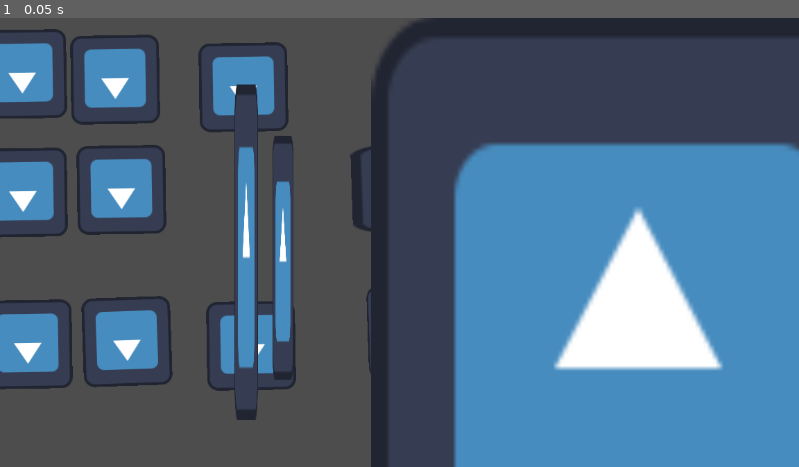
Above: before the commit, frame 1.
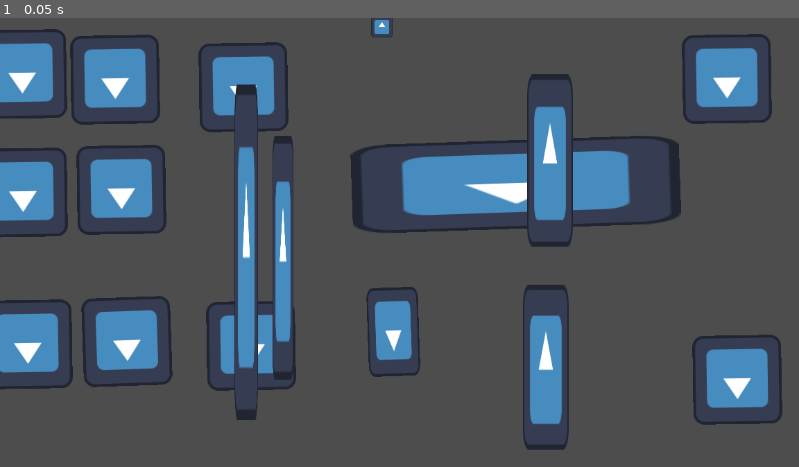
Above: after the commit, the same moment.

Repository: Aaron-C63/Pinky-Vs-BrAIn
Game: Godot game, scene res://Scenes/Test Scene 2.tscn
Same seed, same stepped clock (60 frames per second), same inputs: the game is played once before the commit and once after it. The project has no main scene, so this scene is started directly. The engine's default icon, where the game draws it, is replaced by a stand-in: a white triangle on a blue panel in a dark square.
Inputs:
- Up to frame 1 (0.05 s): no input

The runs differ from the first frame. In frame 1, 35% of the frame differs, in the area x 46-100%, y 0-100%.

Commit message:
test merge error

Diff:
--- a/Scenes/Test Scene 2.tscn
+++ b/Scenes/Test Scene 2.tscn
@@ -87,6 +87,6 @@
 texture = ExtResource("1_bngky")
 
 [node name="Icon" type="Sprite2D" parent="Icon6/Icon6"]
-position = Vector2(2126.03, 40.2201)
-scale = Vector2(22.6118, 2.03475)
+position = Vector2(736.25, -85.9614)
+scale = Vector2(0.896482, 0.0631642)
 texture = ExtResource("1_bngky")
--- a/Scenes/icon.tscn
+++ b/Scenes/icon.tscn
@@ -8,6 +8,18 @@
 
 [node name="Icon" type="Sprite2D" parent="."]
 position = Vector2(256, 20)
+texture = ExtResource("1_ho2sq")
+
+[node name="Icon6" type="Sprite2D" parent="."]
+position = Vector2(430, -167)
+texture = ExtResource("1_ho2sq")
+
+[node name="Icon7" type="Sprite2D" parent="."]
+position = Vector2(747, -166)
+texture = ExtResource("1_ho2sq")
+
+[node name="Icon8" type="Sprite2D" parent="."]
+position = Vector2(829, 136)
 texture = ExtResource("1_ho2sq")
 
 [node name="Icon2" type="Sprite2D" parent="."]
